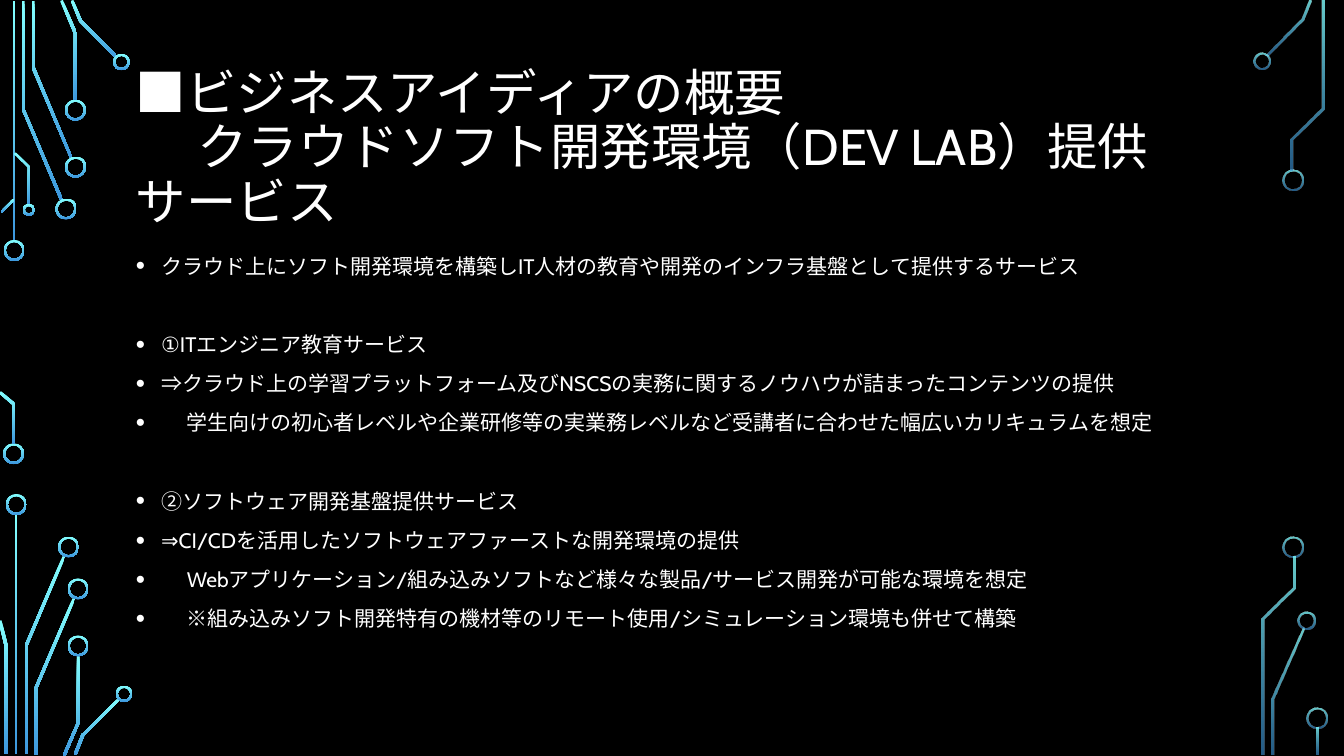
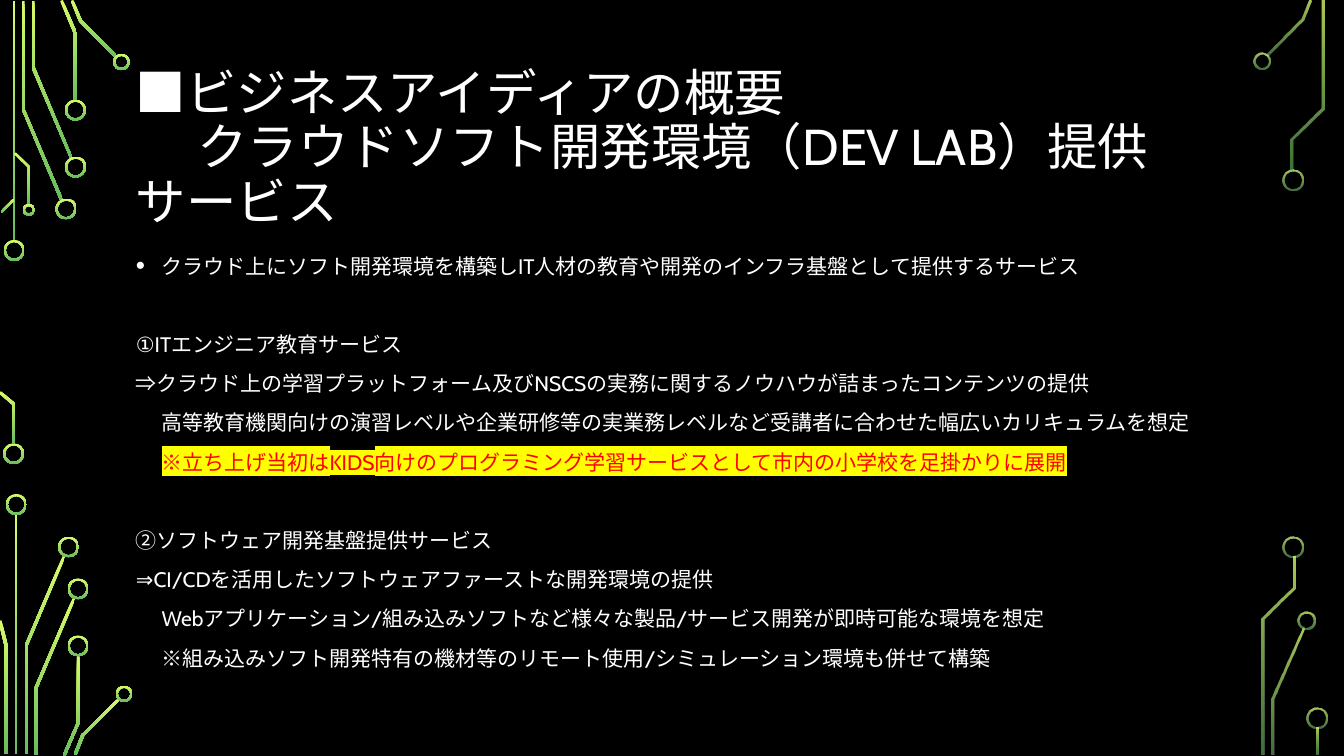
Before and after one commit to SITH-YN/PythonTool, a slide deck: slide 11 of Temp/39期ビジネスアイディア.pptx. Drawn at 1344x756 pixels with LibreOffice and Linux fonts; fonts in the diff are those of the drawing; background and template pictures are left out. Boxes give left, top, right and bottom in pixels: in the first picture for what was removed or moved away, otherwise in the second. Text is boxed around its words. In the diff, an @@ line names an element or a change of style, - is before the commit and + after.

Commit message:
Edit

```diff
--- a/Temp/39期ビジネスアイディア.pptx
+++ b/Temp/39期ビジネスアイディア.pptx
@@ fill gradient #82FFFF to #3D97DE to gradient #D8FC68 to #66BD5F in 36 elements at (4,240,25,261), (3,444,24,465), (22,1,63,201), (55,199,77,220), (31,1,72,158), (60,0,78,101), (65,156,86,177), (65,100,86,121), (71,0,117,58), (113,53,131,70), (1,199,15,213), (0,391,15,445), (14,152,30,205), (22,204,34,216), (15,514,18,755), (24,556,65,754), (6,494,27,515), (0,620,7,754), (58,536,80,558), (34,598,76,755), (63,655,80,756), (68,579,89,600), (68,635,89,656), (74,698,120,755), (116,686,133,702), (1266,0,1313,56), (1253,52,1270,70), (1282,169,1304,191), (1271,628,1305,755), (1299,612,1316,629), (1292,1,1325,171), (1284,536,1305,558), (1261,557,1296,755), (1307,708,1328,729), (1317,727,1320,755), (12,1,15,242) @@
@@ text at (136,373,1090,668): bullet • to none @@
@@ text at (162,412,1190,472): text changed @@
-• 学生向けの初心者レベルや企業研修等の実業務レベルなど受講者に合わせた幅広いカリキュラムを想定
+高等教育機関向けの演習レベルや企業研修等の実業務レベルなど受講者に合わせた幅広いカリキュラムを想定
+※立ち上げ当初はKIDS向けのプログラミング学習サービスとして市内の小学校を足掛かりに展開
@@ text at (162,609,1045,628): text changed @@
-• Webアプリケーション/組み込みソフトなど様々な製品/サービス開発が可能な環境を想定
+Webアプリケーション/組み込みソフトなど様々な製品/サービス開発が即時可能な環境を想定
```
Also in this commit, not shown: 25 other slides changed.
